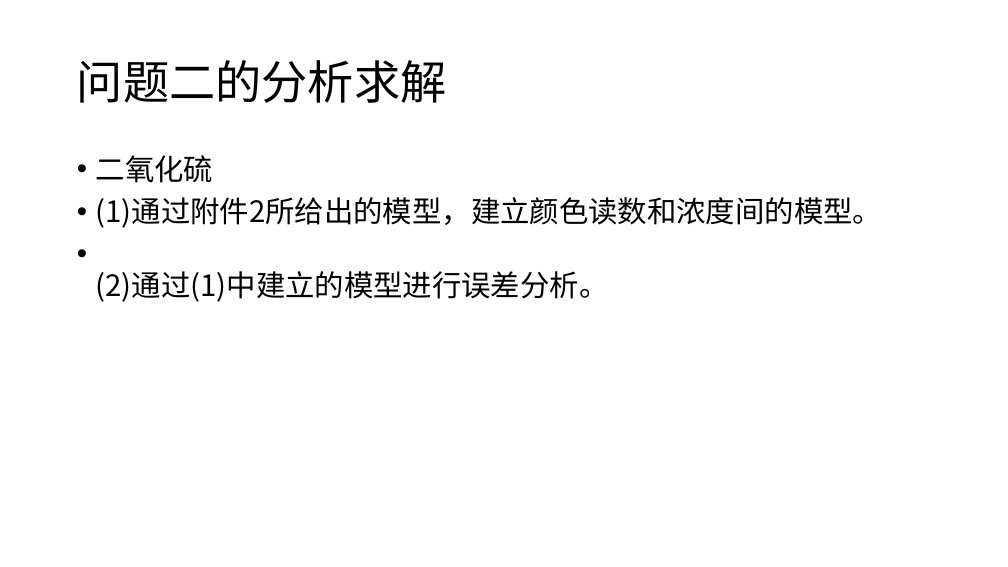
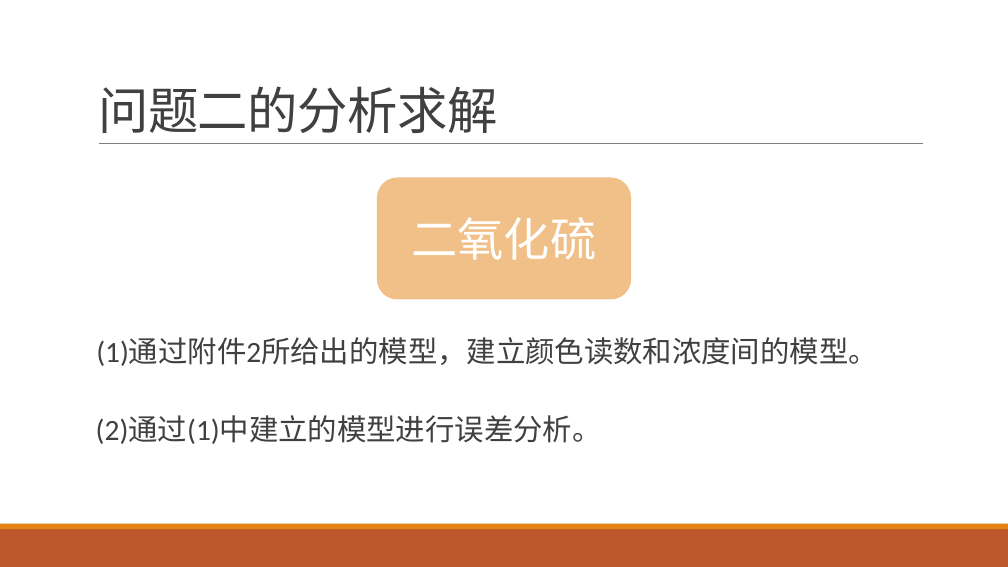
Before and after one commit to yuanjingsong/MCM_Homework, a slide deck: slide 25 of PreG21.pptx. Drawn at 1008x567 pixels with LibreOffice and Linux fonts; fonts in the diff are those of the drawing. Boxes give left, top, right and bottom in pixels: in the first picture for what was removed or moved away, otherwise in the second. Text is boxed around its words. In the diff, an @@ line names an element or a change of style, - is before the commit and + after.

Commit message:
add theme and part of Q2

```diff
--- a/PreG21.pptx
+++ b/PreG21.pptx
@@ title "问题二的分析求解": place and size @@
-title "问题二的分析求解" at [77, 60, 447, 103]
+title "问题二的分析求解" at [98, 86, 497, 133]
@@ title "问题二的分析求解" at [98, 86, 497, 133]: size 44 to 48 pt, font Noto Sans CJK SC to Calibri, text colour #000000 to #404040, letter spacing 0 to -0.5 pt; line spacing 0.9 to 0.85; vertical alignment middle to bottom @@
@@ line added from (99, 144) to (923, 144), #808080 0.5 pt @@
@@ text at [96, 155, 213, 183]: paragraph removed @@
-• 二氧化硫
@@ rounded rectangle added at [377, 178, 631, 299], fill #E48312 at 50% opacity, 44 pt, text #FFFFFF @@
+二氧化硫
@@ text "(1)通过附件2所给出的模型，建立颜色读数和浓度间的模型。": place and size @@
-text "(1)通过附件2所给出的模型，建立颜色读数和浓度间的模型。" at [96, 155, 882, 302]
+text "(1)通过附件2所给出的模型，建立颜色读数和浓度间的模型。" at [96, 338, 878, 444]
@@ text "(1)通过附件2所给出的模型，建立颜色读数和浓度间的模型。" at [96, 338, 878, 444]: font Noto Sans CJK SC to Calibri, text colour #000000 to #404040; bullet • to  ; more space between paragraphs @@
@@ rectangle added at [0, 529, 1008, 567], fill #BD582C @@
@@ rectangle added at [0, 524, 1008, 529], fill #E48312 @@
```
Also in this commit, not shown: 35 other slides changed, 2 slides added.
